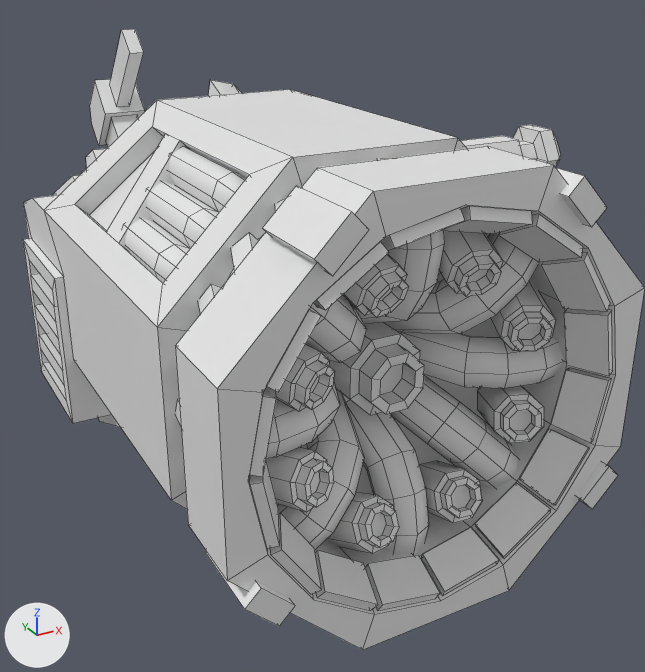
The OBJ model src/main/resources/assets/hbm/models/weapons/cryo_cannon.obj: old version first, new version second.
Rendered twice from a 50 mm lens placed at (-2.48, -3.27, 3.46), pointed at (0.63, 2.38, 0.63). Arrows for +X, +Y and +Z are at lower left; the lights stay in place. Mesh edges are drawn as thin lines. Where no turn or scale is listed for an object, it has been applied to the vertices. Vertices at the same position are counted once.
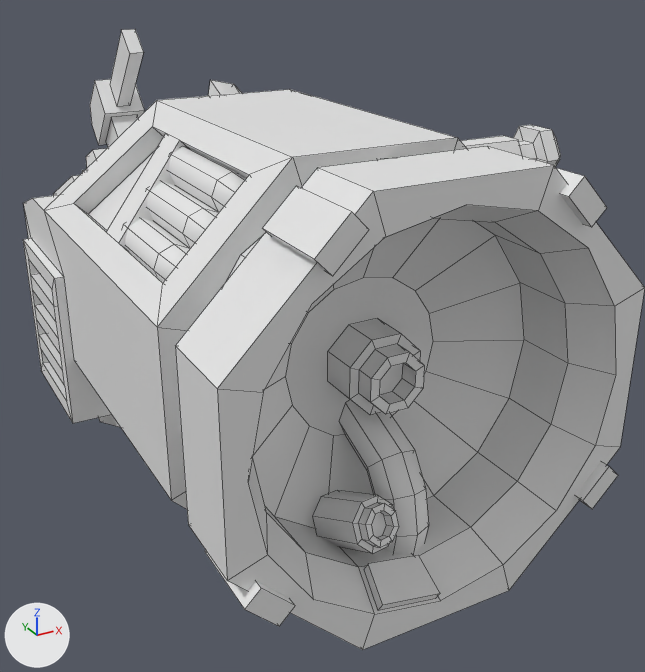
Boxes (x1, y1, x2, y2) around the edits, measured in the pictures (645 x 672 px; the box of a moved part takes in the faces that stretch with it):
part 1 of me_plane, deleted
    before: (176, 198, 613, 610)
part 2 of me_plane, moved or reshaped
    both: (44, 100, 163, 326)

Patch to the scene script:
```diff
--- a/src/main/resources/assets/hbm/models/weapons/cryo_cannon.obj.py
+++ b/src/main/resources/assets/hbm/models/weapons/cryo_cannon.obj.py
@@ me_plane @@
 # used by ob_plane; location = (0.0, 0.0, 0.0)
 # verts and faces of me_plane; kept vertices keep their numbers, new ones are numbered from 1742
 # before: 1128 (-1.12, 2.6, 1.87) at pixel (74, 204), 1346 (-1.04, 2.6, 1.79) at pixel (89, 215)
-me_plane.from_pydata(...)  # 1742 vertices, 1322 faces; spans x -1.31..2.75, y -0.19..5.57, z -0.06..2.77
+me_plane.from_pydata(...)  # 823 vertices, 621 faces; spans x -1.31..2.75, y -0.19..5.57, z -0.06..2.77
+# me_plane part 1: 52 loose pieces with 920 vertices, spanning x -1.19..1.19, y -0.14..0.75, z 0.06..2.43, are deleted
+# me_plane part 2
+verts[1128] = (-1.12, 2.63, 1.87)  # moved, pixel (73, 203)
+verts[1346] = (-1.04, 2.63, 1.79)  # moved, pixel (88, 214)
```
